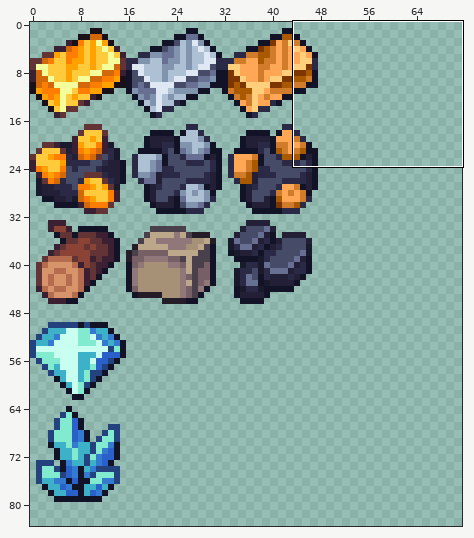
File history of a sprite sheet, resources/items/tinywonder.png. Above, an overview of the earlier version with the close-up marked.
Close-up. Before the commit:
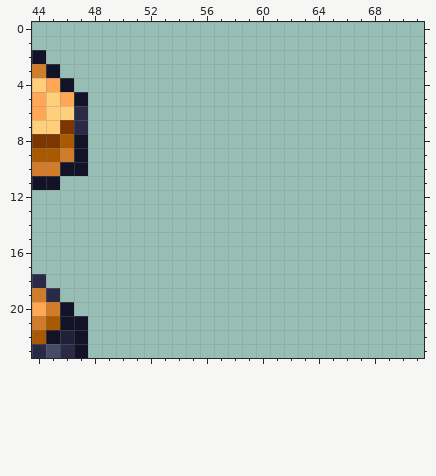
The file is 256x256 pixels. Shown: x 44..71, y 0..23. The wide view leaves out empty margins.
After the commit:
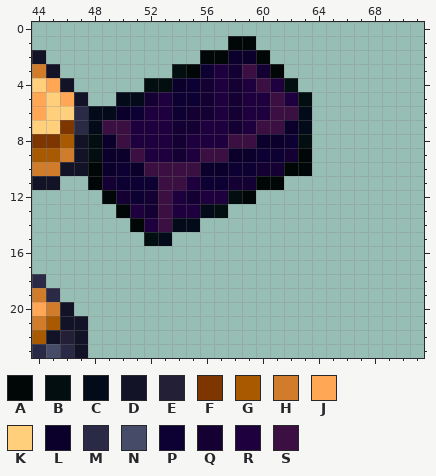
Palette (. is transparent): A #010606  B #020e0f  C #030a1a  D #131327  E #221f36  F #7e3600  G #a95a00  H #d17c2b  J #ffa755  K #ffcf7c  L #0a002b  M #2a2a47  N #464b67  P #0d0033  Q #140033  R #1f003f  S #3b0f42
Edits made:
y 1: x 58..59 .. -> AA
y 2: x 56..60 ..... -> AALLA
y 3: x 54..61 ........ -> BAPRQSQA
y 4: x 52..62 ........... -> BBLPQRQRSRB
y 5: x 50..63 .............. -> CCQRPPQRQRRSRB
y 6: x 48..63 ................ -> CCLPRRPQQRQRRSSC
y 7: x 48..63 ................ -> CSSRRRQQRRQRSSLC
y 8: x 48..63 ................ -> BLSRRRQRRRSSLLPB
y 9: x 48..63 ................ -> BLLSRRQRSSLLPPQA
y 10: x 48..63 ................ -> ALPLSSSSLLPPQQAA
y 11: x 48..61 .............. -> AQPPPSSRPPQQAA
y 12: x 49..59 ........... -> AQPQSRQRRBA
y 13: x 50..57 ........ -> ARQSRRCB
y 14: x 51..55 ..... -> ARSCC
y 15: x 52..53 .. -> BC
Pixel boxes of the changes (left, top, right, bottom) in both close-ups:
added: (88, 36, 312, 246)
